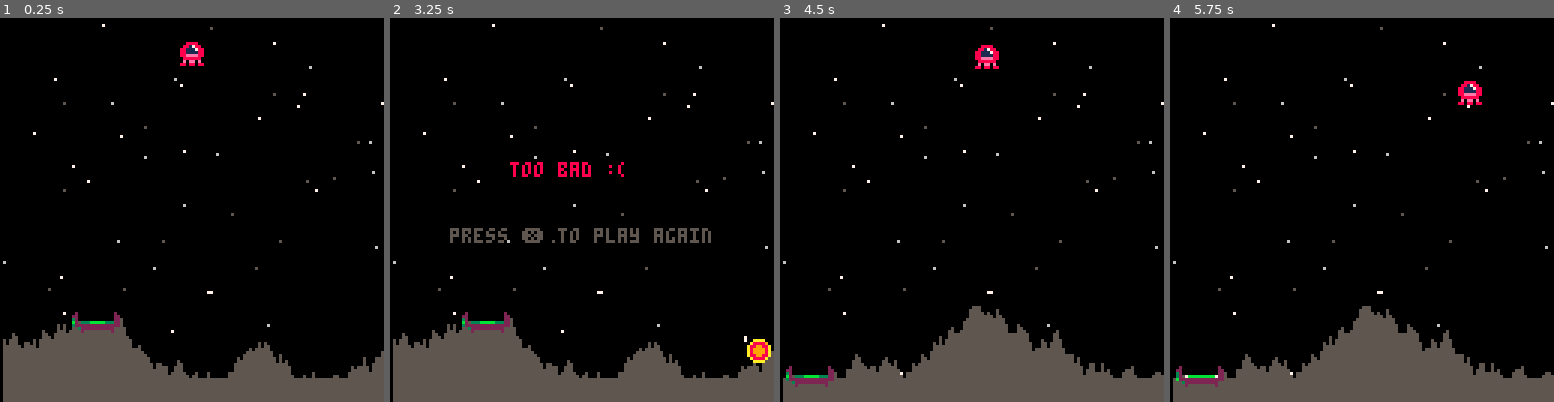
Above: before the commit, frames 1-4 (left to right).
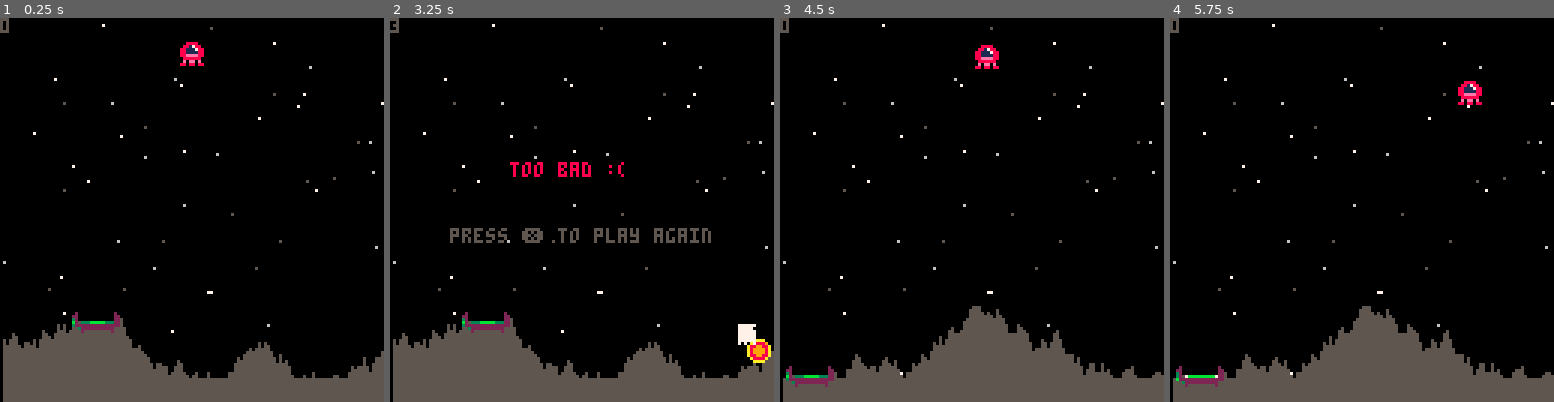
Above: after the commit, the same moments.

Repository: Abbabon/pico-8
Game: PICO-8 cartridge lander.p8
Two runs of this game, one before a commit and one after it. Both use one fixed random seed, a clock stepped at 60 frames per second and the inputs below.
Inputs:
- Up to frame 1 (0.25 s): no input
- Up to frame 2 (3.25 s): tap X (X key) at 0.33, 1.07, 1.85, 2.97 s; hold Right 1.6-2.1 s; hold Up 2.15-2.42 s; hold Right 2.47-3.03 s; hold Left from 3.08 s (still down)
- Up to frame 3 (4.5 s): release Left at 3.58 s; hold Right from 4.02 s (still down); tap X (X key) at 4.08 s
- Up to frame 4 (5.75 s): release Right at 4.68 s; hold Up 4.73-5.03 s; hold Left 5.08-5.68 s; tap X (X key) at 5.2 s

The runs differ from the first frame. In frame 1, less than 0.1% of the frame differs, in the area x 0-3%, y 0-4%; in frame 2, 0.3%, in the area x 0-96%, y 0-86%; in frame 3, less than 0.1%; in frame 4, less than 0.1%.

Commit message:
added the particle burst functionality

Diff:
--- a/lander.p8
+++ b/lander.p8
@@ -166,7 +166,7 @@
 function end_game(won)
  game_over=true
  win=won
- add_particle_effect(p)
+ add_particle_effect(p, true)
  if (game_over and won) then
   sfx(1) --we won
  elseif (game_over) then
@@ -199,12 +199,21 @@
 --TODO add timed
 --TODO add colors
 --TODO add positionoffset
-function add_particle_effect(gameobject)
+function add_particle_effect(gameobject, burst)
  local newparticleffect={}
- newparticleffect.next_p=rndb(particle_settings.min_time,particle_settings.max_time)
- newparticleffect.t=0
+ newparticleffect.burst=burst
  newparticleffect.gameobject=gameobject
  newparticleffect.particles={}
+
+ if (burst) then
+  for i=1,particle_settings.burst do
+    add_particle(newparticleffect)
+  end
+ else
+  newparticleffect.next_p=rndb(particle_settings.min_time,particle_settings.max_time)
+  newparticleffect.t=0
+ end
+
  add(ps,newparticleffect)
 end
 
@@ -213,13 +222,22 @@
 end
 
 function update_particle_effect(e)
- e.t+=1
- if (e.t==e.next_p) then
-  add_particle(e)
-  e.next_p=rndb(particle_settings.min_time,particle_settings.max_time)
-  e.t=0
- end
+ if e.burst then
+  --body...
+ else
+  e.t+=1
+  if (e.t==e.next_p) then
+   add_particle(e)
+   e.next_p=rndb(particle_settings.min_time,particle_settings.max_time)
+   e.t=0
+  end
+ end
+
  foreach(e.particles,update_particle)
+
+ if (#e.particles == 0) then
+  del(ps,e) --kill old particles
+ end
 end
 
 function add_particle(e)
@@ -248,6 +266,7 @@
 end
 
 function draw_particles()
+ print(#ps)
  foreach(ps,draw_particle_effect)
 end
 
